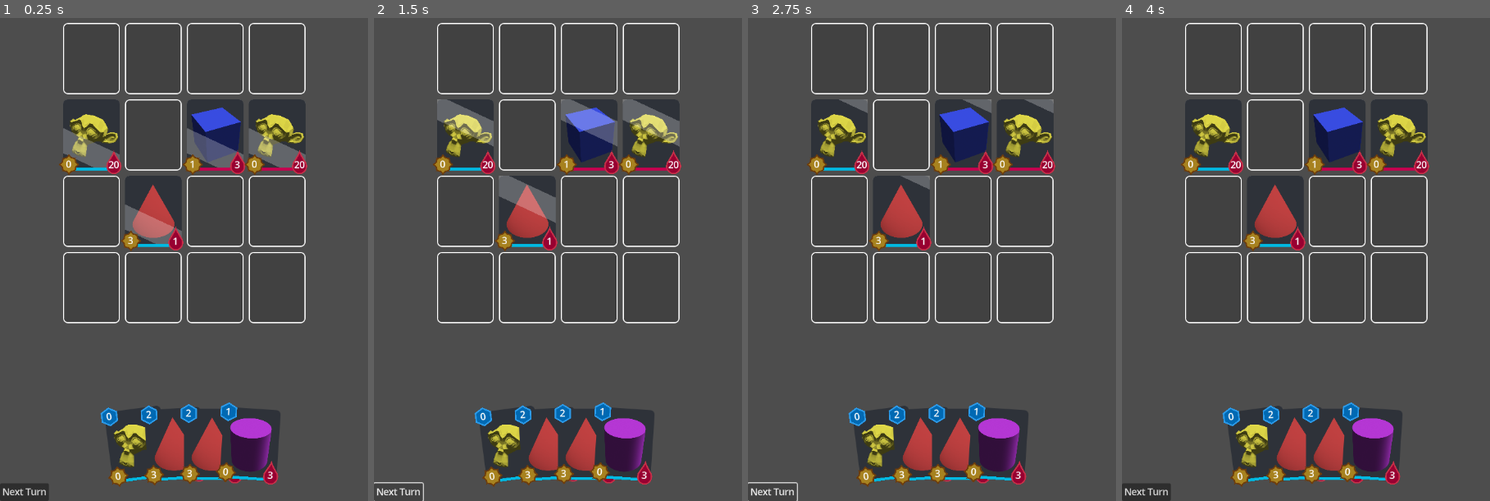
Above: before the commit, frames 1-4 (left to right).
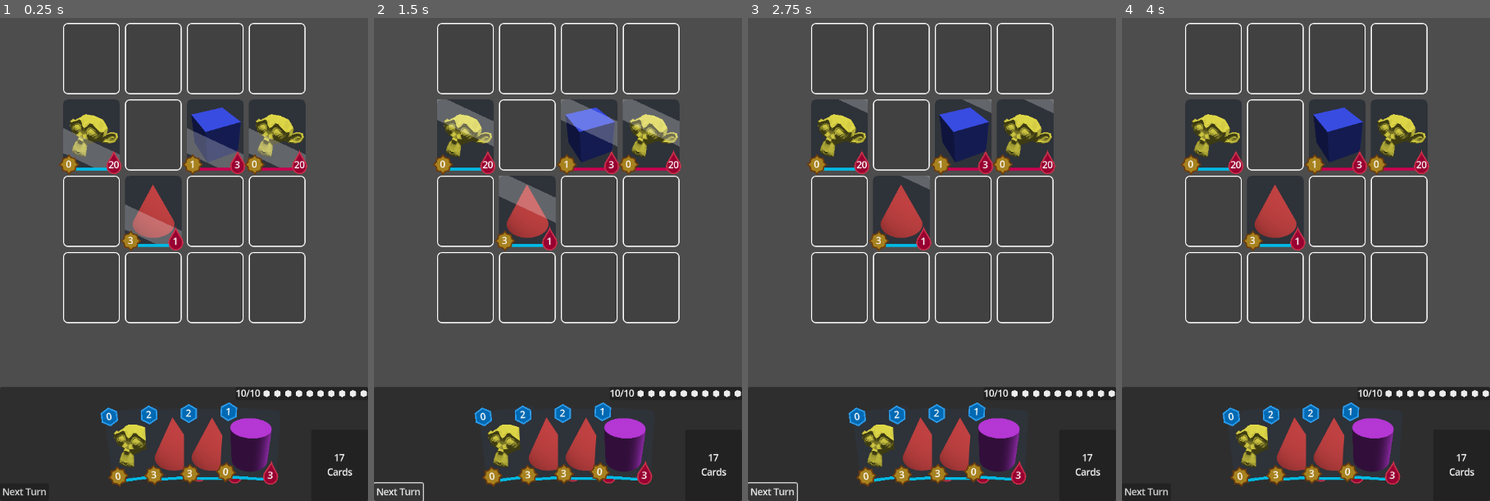
Above: after the commit, the same moments.

Repository: Holy-Person/CardBattler
Game: Godot game, scene res://scenes/battle.tscn
Two runs of this game, one before a commit and one after it. Both use one fixed random seed, a clock stepped at 60 frames per second and the inputs below.
Inputs (mouse positions are in pixels of both pictures, inside the frame that each line leads up to):
- Up to frame 1 (0.25 s): no input
- Up to frame 2 (1.5 s): click (466, 56) at 0.52 s; click "Next Turn" at 1.25 s
- Up to frame 3 (2.75 s): click "Next Turn" at 2 s
- Up to frame 4 (4 s): click (1214, 56) at 2.77 s; click (1214, 56) at 3.52 s

The runs differ from the first frame. In frame 1, 16% of the frame differs, in the area x 0-100%, y 76-100%; in frame 2, 16%; in frame 3, 16%; in frame 4, 16%.

Commit message:
UI Concepting

Diff:
--- a/components/hand.gd
+++ b/components/hand.gd
@@ -1,4 +1,4 @@
-extends Control
+extends CenterContainer
 
 class_name Hand
 
@@ -7,7 +7,6 @@
 @onready var card_root : Control = $CardRoot
 
 var deck : Array[CardBase]
-var hand : Array[CardHand]
 
 var card_hand = load("res://components/card_hand.tscn")
 
@@ -33,13 +32,11 @@
 	card_root.add_child(card)
 	update_hand_visual()
 
-func place_card_on_field(card : CardActive) -> void:
-	hand.erase(card)
-	pass
+#func place_card_on_field(card : CardActive) -> void:
+#	hand.erase(card)
 
 func update_hand_visual() -> void:
 	for child in card_root.get_children():
 		# The math for this is terrible and doesn't work well with even numbers, going to have to improve this some other time, I am tired.
 		child.position.x = ( child.get_index() - float(card_root.get_child_count()) / 2 ) * 250 / card_root.get_child_count()
 		child.rotation_degrees = ( child.get_index() - float(card_root.get_child_count()) / 2 ) * 15 / card_root.get_child_count()
-	card_root.position.y -= 25
--- a/scenes/battle.tscn
+++ b/scenes/battle.tscn
@@ -1,8 +1,9 @@
-[gd_scene load_steps=4 format=3 uid="uid://bglfjofq8iamc"]
+[gd_scene load_steps=5 format=3 uid="uid://bglfjofq8iamc"]
 
 [ext_resource type="Script" path="res://scenes/field.gd" id="1_2ewh4"]
 [ext_resource type="Theme" uid="uid://dnfydxh5ba4ld" path="res://resources/theme_field.tres" id="1_o141i"]
 [ext_resource type="Script" path="res://components/hand.gd" id="3_mdbgi"]
+[ext_resource type="Texture2D" uid="uid://dnrspfuhff34y" path="res://images/inner_cost.png" id="4_oyuuc"]
 
 [node name="battle" type="Node"]
 
@@ -37,34 +38,139 @@
 grow_vertical = 2
 mouse_filter = 2
 
-[node name="Button" type="Button" parent="."]
-anchors_preset = 2
-anchor_top = 1.0
-anchor_bottom = 1.0
-offset_top = -8.0
-offset_right = 8.0
-grow_vertical = 0
-text = "Next Turn"
-
-[node name="Hand" type="Control" parent="."]
-layout_mode = 3
+[node name="UserUI" type="PanelContainer" parent="."]
 anchors_preset = 12
 anchor_top = 1.0
 anchor_right = 1.0
 anchor_bottom = 1.0
 grow_horizontal = 2
 grow_vertical = 0
+
+[node name="Button" type="Button" parent="UserUI"]
+layout_mode = 2
+size_flags_horizontal = 0
+size_flags_vertical = 8
+text = "Next Turn"
+
+[node name="ManaInfo" type="PanelContainer" parent="UserUI"]
+layout_mode = 2
+size_flags_horizontal = 8
+size_flags_vertical = 0
+
+[node name="HBoxContainer" type="HBoxContainer" parent="UserUI/ManaInfo"]
+layout_mode = 2
+size_flags_horizontal = 4
+size_flags_vertical = 4
+alignment = 2
+
+[node name="Label" type="Label" parent="UserUI/ManaInfo/HBoxContainer"]
+layout_mode = 2
+text = "10/10"
+horizontal_alignment = 1
+vertical_alignment = 1
+
+[node name="TextureRect" type="TextureRect" parent="UserUI/ManaInfo/HBoxContainer"]
+custom_minimum_size = Vector2(15, 15)
+layout_mode = 2
+texture = ExtResource("4_oyuuc")
+expand_mode = 1
+stretch_mode = 5
+
+[node name="TextureRect2" type="TextureRect" parent="UserUI/ManaInfo/HBoxContainer"]
+custom_minimum_size = Vector2(15, 15)
+layout_mode = 2
+texture = ExtResource("4_oyuuc")
+expand_mode = 1
+stretch_mode = 5
+
+[node name="TextureRect3" type="TextureRect" parent="UserUI/ManaInfo/HBoxContainer"]
+custom_minimum_size = Vector2(15, 15)
+layout_mode = 2
+texture = ExtResource("4_oyuuc")
+expand_mode = 1
+stretch_mode = 5
+
+[node name="TextureRect4" type="TextureRect" parent="UserUI/ManaInfo/HBoxContainer"]
+custom_minimum_size = Vector2(15, 15)
+layout_mode = 2
+texture = ExtResource("4_oyuuc")
+expand_mode = 1
+stretch_mode = 5
+
+[node name="TextureRect5" type="TextureRect" parent="UserUI/ManaInfo/HBoxContainer"]
+custom_minimum_size = Vector2(15, 15)
+layout_mode = 2
+texture = ExtResource("4_oyuuc")
+expand_mode = 1
+stretch_mode = 5
+
+[node name="TextureRect6" type="TextureRect" parent="UserUI/ManaInfo/HBoxContainer"]
+custom_minimum_size = Vector2(15, 15)
+layout_mode = 2
+texture = ExtResource("4_oyuuc")
+expand_mode = 1
+stretch_mode = 5
+
+[node name="TextureRect7" type="TextureRect" parent="UserUI/ManaInfo/HBoxContainer"]
+custom_minimum_size = Vector2(15, 15)
+layout_mode = 2
+texture = ExtResource("4_oyuuc")
+expand_mode = 1
+stretch_mode = 5
+
+[node name="TextureRect8" type="TextureRect" parent="UserUI/ManaInfo/HBoxContainer"]
+custom_minimum_size = Vector2(15, 15)
+layout_mode = 2
+texture = ExtResource("4_oyuuc")
+expand_mode = 1
+stretch_mode = 5
+
+[node name="TextureRect9" type="TextureRect" parent="UserUI/ManaInfo/HBoxContainer"]
+custom_minimum_size = Vector2(15, 15)
+layout_mode = 2
+texture = ExtResource("4_oyuuc")
+expand_mode = 1
+stretch_mode = 5
+
+[node name="TextureRect10" type="TextureRect" parent="UserUI/ManaInfo/HBoxContainer"]
+custom_minimum_size = Vector2(15, 15)
+layout_mode = 2
+texture = ExtResource("4_oyuuc")
+expand_mode = 1
+stretch_mode = 5
+
+[node name="Hand" type="CenterContainer" parent="UserUI"]
+custom_minimum_size = Vector2(0, 200)
+layout_mode = 2
+mouse_filter = 2
 script = ExtResource("3_mdbgi")
 
-[node name="CardRoot" type="Control" parent="Hand"]
-layout_mode = 1
-anchors_preset = 7
-anchor_left = 0.5
-anchor_top = 1.0
-anchor_right = 0.5
-anchor_bottom = 1.0
-grow_horizontal = 2
-grow_vertical = 0
+[node name="CardRoot" type="Control" parent="UserUI/Hand"]
+layout_mode = 2
 mouse_filter = 2
 
-[connection signal="pressed" from="Button" to="Field" method="new_turn"]
+[node name="DrawPilePlaceholder" type="Panel" parent="UserUI"]
+custom_minimum_size = Vector2(100, 125)
+layout_mode = 2
+size_flags_horizontal = 8
+size_flags_vertical = 8
+
+[node name="Label" type="Label" parent="UserUI/DrawPilePlaceholder"]
+layout_mode = 1
+anchors_preset = 8
+anchor_left = 0.5
+anchor_top = 0.5
+anchor_right = 0.5
+anchor_bottom = 0.5
+offset_left = -20.0
+offset_top = -11.1667
+offset_right = 20.0
+offset_bottom = 11.1667
+grow_horizontal = 2
+grow_vertical = 2
+text = "17 Cards"
+horizontal_alignment = 1
+vertical_alignment = 1
+autowrap_mode = 2
+
+[connection signal="pressed" from="UserUI/Button" to="Field" method="new_turn"]
